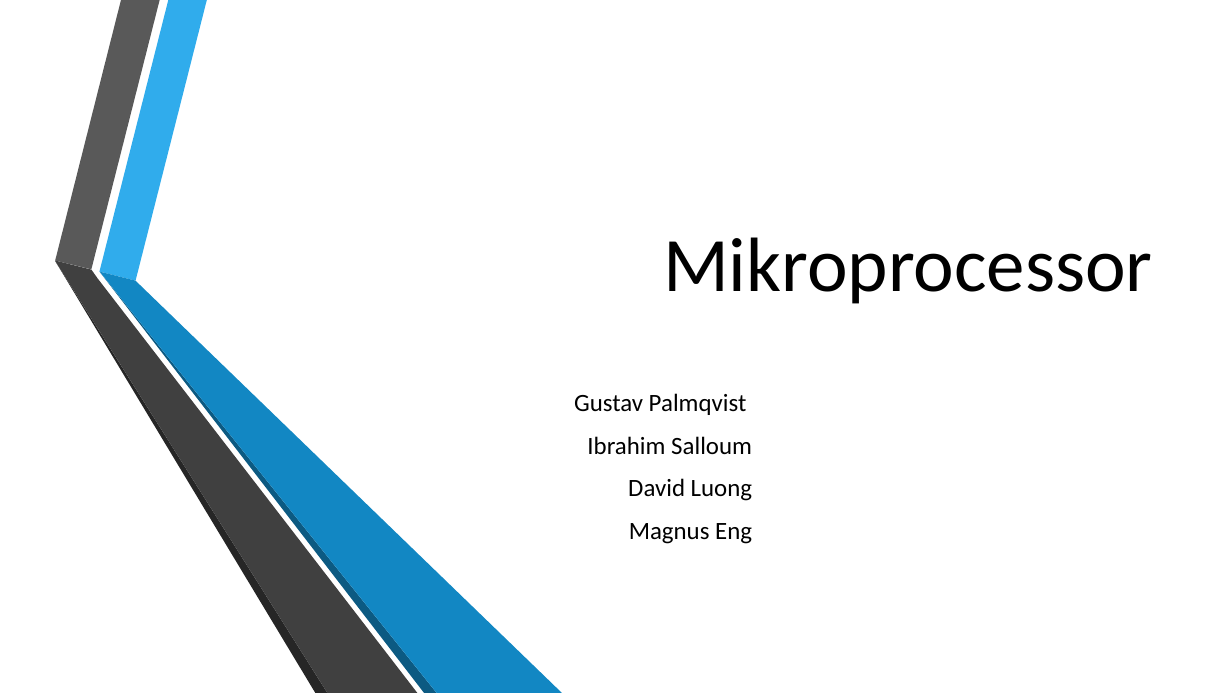
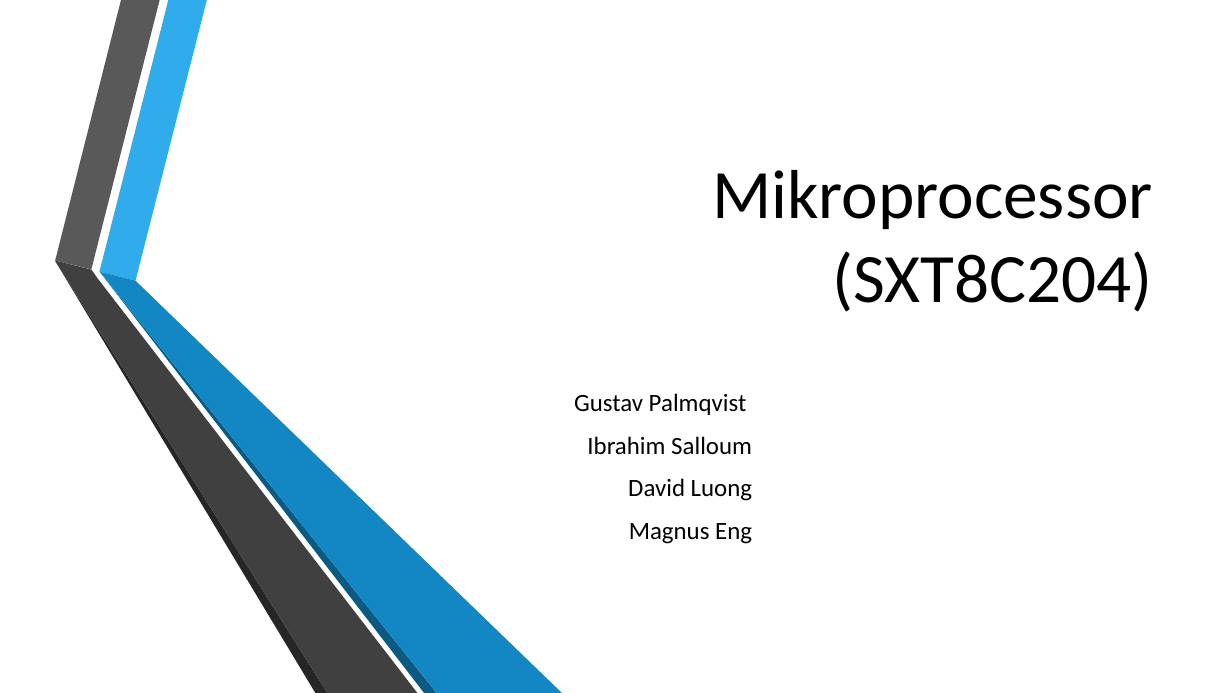
Before and after one commit to Atmelfan/C204, a slide deck: slide 1 of Redovisning/Mikroprocessor.pptx. Drawn at 1232x693 pixels with LibreOffice and Linux fonts; fonts in the diff are those of the drawing; background and template pictures are left out. Boxes give left, top, right and bottom in pixels: in the first picture for what was removed or moved away, otherwise in the second. Text is boxed around its words. In the diff, an @@ line names an element or a change of style, - is before the commit and + after.

```diff
--- a/Redovisning/Mikroprocessor.pptx
+++ b/Redovisning/Mikroprocessor.pptx
@@ title at (712,170,1153,312): text changed; size 60 to 54 pt @@
-Mikroprocessor
+Mikroprocessor
+(SXT8C204)
```
Also in this commit, not shown: 1 other slide changed, 1 slide added, 1 slide removed.
